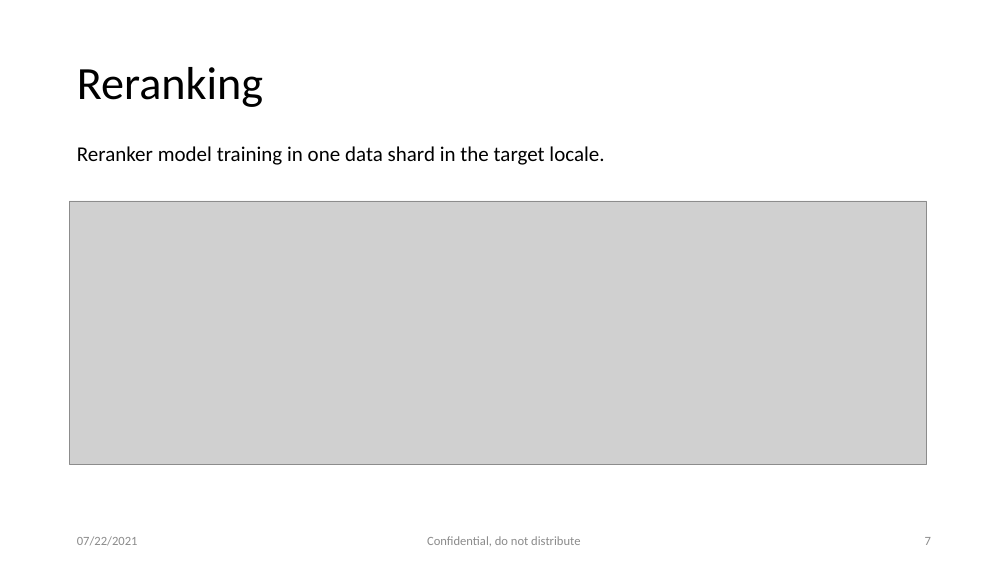
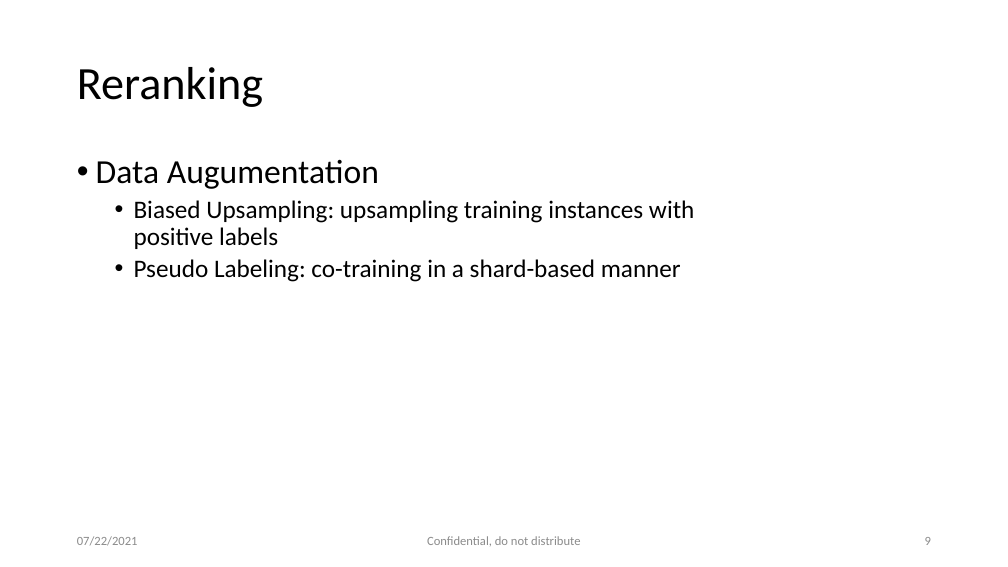
Before and after one commit to RoyZhengGao/RoyZhengGao-old.github.io, a slide deck: slide 9 of files/asru-2021.pptx (slide 7 before the commit). Drawn at 1008x567 pixels with LibreOffice and Linux fonts; fonts in the diff are those of the drawing; grey boxes stand for pictures. Boxes give left, top, right and bottom in pixels: in the first picture for what was removed or moved away, otherwise in the second. Text is boxed around its words. In the diff, an @@ line names an element or a change of style, - is before the commit and + after.

```diff
--- a/files/asru-2021.pptx
+++ b/files/asru-2021.pptx
@@ text removed at bbox=[77, 146, 604, 165] @@
-Reranker model training in one data shard in the target locale.
@@ text added at bbox=[96, 159, 694, 282], 24 pt, text #000000 @@
+• Data Augumentation
+  • Biased Upsampling: upsampling training instances with positive labels
+  • Pseudo Labeling: co-training in a shard-based manner
@@ picture removed at bbox=[70, 201, 927, 464] @@
@@ page number at bbox=[925, 537, 931, 545]: text changed @@
-7
+9
```
Also in this commit, not shown: 4 other slides changed, 4 slides added, 4 other files.
